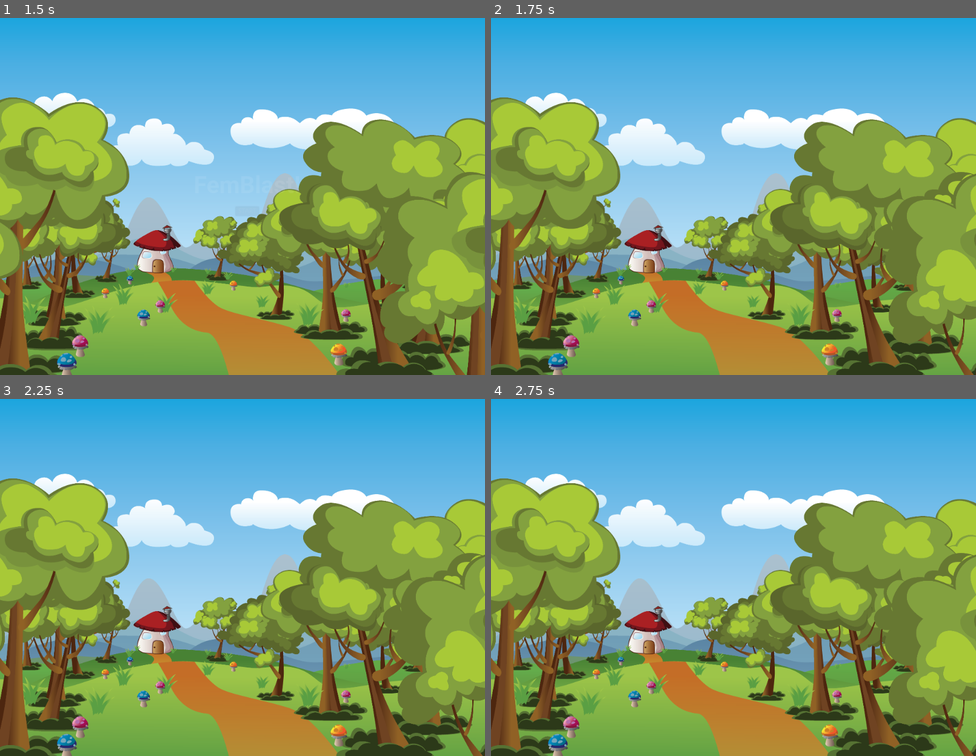
Above: before the commit, frames 1-4 (two rows, left to right).
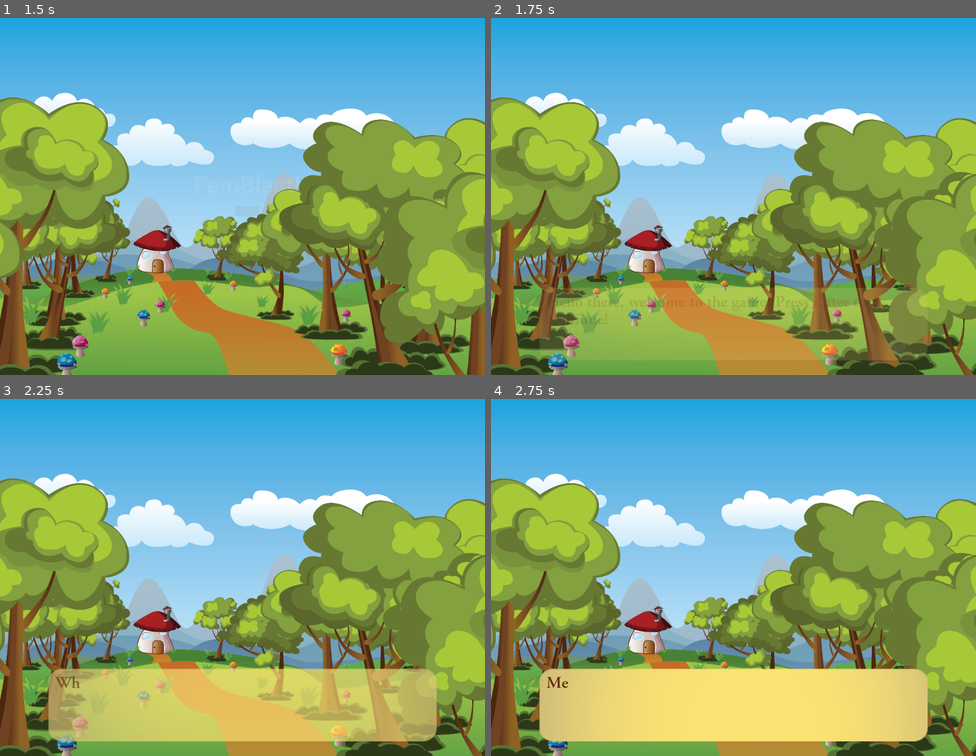
Above: after the commit, the same moments.

Repository: kleimaj/gaming-club-dev
Game: Godot game, scene res://Scenes/Cutscene/Intro.tscn
Same seed, same stepped clock (60 frames per second), same inputs: the game is played once before the commit and once after it. This scene is started directly instead of the project's main scene.
Inputs (mouse positions are in pixels of both pictures, inside the frame that each line leads up to):
- Up to frame 1 (1.5 s): click "START" at 0.5 s; click "START" at 1.25 s
- Up to frame 2 (1.75 s): no input
- Up to frame 3 (2.25 s): tap Enter (ui_accept) at 2 s; move the mouse to (349, 559) at 2.02 s; hold D (forward) from 2.03 s (still down); hold Mouse wheel up (ZoomIn) from 2.03 s (still down); click (349, 559) at 2.17 s
- Up to frame 4 (2.75 s): keep holding D (forward); keep holding Mouse wheel up (ZoomIn); tap Enter (ui_accept) at 2.27 s

Frame 1 is identical in both runs. In frame 2, 3.4% of the frame differs, in the area x 10-90%, y 75-96%; in frame 3, 16%; in frame 4, 16%, in the area x 9-91%, y 75-96%.

Commit message:
fades in dialogue box (intro)

Diff:
--- a/Scenes/Cutscene/Cutscene.tscn
+++ b/Scenes/Cutscene/Cutscene.tscn
@@ -54,7 +54,6 @@
 [node name="Book" parent="." instance=ExtResource( 5 )]
 
 [node name="DialogueBox" type="Control" parent="."]
-modulate = Color( 1, 1, 1, 0 )
 anchor_left = 0.5
 anchor_top = 1.0
 anchor_right = 0.5
@@ -92,7 +91,7 @@
 
 [node name="Indicator" type="Sprite" parent="DialogueBox"]
 visible = false
-position = Vector2( 755.986, 114.848 )
+position = Vector2( 755.986, 116.055 )
 scale = Vector2( 0.16, 0.16 )
 texture = ExtResource( 4 )
 
--- a/Scenes/Cutscene/Intro.gd
+++ b/Scenes/Cutscene/Intro.gd
@@ -1,6 +1,11 @@
 extends "res://Scripts/Cutscene.gd"
-
 
 
 func _on_Button_pressed():
 	$AnimationPlayer.play("FadeOutCanvas")
+
+
+func _on_AnimationPlayer_animation_finished(anim_name):
+	print(anim_name)
+	if anim_name == "FadeOutCanvas":
+		$CanvasLayer/DialogueBox.fade_in()
--- a/Scenes/Cutscene/Intro.tscn
+++ b/Scenes/Cutscene/Intro.tscn
@@ -1,18 +1,56 @@
-[gd_scene load_steps=9 format=2]
-
-[ext_resource path="res://Scenes/Cutscene/Cutscene.tscn" type="PackedScene" id=1]
+[gd_scene load_steps=15 format=2]
+
 [ext_resource path="res://Assets/GFX/cutscene/Env01.png" type="Texture" id=2]
 [ext_resource path="res://Assets/GFX/cutscene/bush.png" type="Texture" id=3]
 [ext_resource path="res://Scenes/Cutscene/Intro.gd" type="Script" id=4]
 [ext_resource path="res://Fonts/Roboto-Bold.ttf" type="DynamicFontData" id=5]
+[ext_resource path="res://Scripts/DialogueBox.gd" type="Script" id=6]
+[ext_resource path="res://Assets/GFX/cutscene/DialogueBox/Background.png" type="Texture" id=7]
+[ext_resource path="res://Assets/GFX/cutscene/DialogueBox/indicator.svg" type="Texture" id=8]
+[ext_resource path="res://Fonts/Adobe Garamond Pro Semibold.otf" type="DynamicFontData" id=9]
 
 [sub_resource type="DynamicFont" id=1]
+size = 35
+use_filter = true
+font_data = ExtResource( 9 )
+
+[sub_resource type="Animation" id=2]
+resource_name = "IDLE"
+loop = true
+tracks/0/type = "value"
+tracks/0/path = NodePath(".:position")
+tracks/0/interp = 1
+tracks/0/loop_wrap = true
+tracks/0/imported = false
+tracks/0/enabled = true
+tracks/0/keys = {
+"times": PoolRealArray( 0, 0.4 ),
+"transitions": PoolRealArray( 1, 1 ),
+"update": 0,
+"values": [ Vector2( 755.986, 116.055 ), Vector2( 755.986, 106.055 ) ]
+}
+
+[sub_resource type="Animation" id=3]
+resource_name = "fade-in"
+tracks/0/type = "value"
+tracks/0/path = NodePath(".:modulate")
+tracks/0/interp = 1
+tracks/0/loop_wrap = true
+tracks/0/imported = false
+tracks/0/enabled = true
+tracks/0/keys = {
+"times": PoolRealArray( 0, 1 ),
+"transitions": PoolRealArray( 1, 1 ),
+"update": 0,
+"values": [ Color( 1, 1, 1, 0 ), Color( 1, 1, 1, 1 ) ]
+}
+
+[sub_resource type="DynamicFont" id=4]
 size = 50
 use_filter = true
 font_data = ExtResource( 5 )
 
-[sub_resource type="Animation" id=2]
-resource_name = "FadeOutCanvas"
+[sub_resource type="Animation" id=5]
 tracks/0/type = "value"
 tracks/0/path = NodePath("CanvasLayer/CenterContainer:visible")
 tracks/0/interp = 1
@@ -62,8 +100,7 @@
 "values": [ Vector2( 0, 0 ), Vector2( -500, 0 ) ]
 }
 
-[sub_resource type="Animation" id=3]
-resource_name = "MoveTrees"
+[sub_resource type="Animation" id=6]
 tracks/0/type = "value"
 tracks/0/path = NodePath("CanvasLayer/Trees/RightTrees:position")
 tracks/0/interp = 1
@@ -89,18 +126,17 @@
 "values": [ Vector2( 0, 0 ), Vector2( -500, 0 ) ]
 }
 
-[node name="Cutscene" instance=ExtResource( 1 )]
+[node name="Cutscene" type="Control"]
+anchor_right = 1.0
+anchor_bottom = 1.0
 script = ExtResource( 4 )
-
-[node name="Book" parent="." index="0"]
-visible = false
-
-[node name="DialogueBox" parent="." index="1"]
-visible = false
-
-[node name="CanvasLayer" type="CanvasLayer" parent="." index="2"]
-
-[node name="Backdrop" type="TextureRect" parent="CanvasLayer" index="0"]
+__meta__ = {
+"_edit_use_anchors_": false
+}
+
+[node name="CanvasLayer" type="CanvasLayer" parent="."]
+
+[node name="Backdrop" type="TextureRect" parent="CanvasLayer"]
 anchor_right = 1.0
 anchor_bottom = 1.0
 margin_left = -307.808
@@ -113,7 +149,7 @@
 "_edit_use_anchors_": false
 }
 
-[node name="Trees" type="Control" parent="CanvasLayer" index="1"]
+[node name="Trees" type="Control" parent="CanvasLayer"]
 anchor_left = 0.5
 anchor_top = 1.0
 anchor_right = 0.5
@@ -125,33 +161,96 @@
 "_edit_use_anchors_": false
 }
 
-[node name="RightTrees" type="Node2D" parent="CanvasLayer/Trees" index="0"]
+[node name="RightTrees" type="Node2D" parent="CanvasLayer/Trees"]
 position = Vector2( 55.5556, 0 )
 
-[node name="Sprite" type="Sprite" parent="CanvasLayer/Trees/RightTrees" index="0"]
+[node name="Sprite" type="Sprite" parent="CanvasLayer/Trees/RightTrees"]
 position = Vector2( 569.056, 562 )
 scale = Vector2( 0.294413, 0.294413 )
 texture = ExtResource( 3 )
 
-[node name="Sprite3" type="Sprite" parent="CanvasLayer/Trees/RightTrees" index="1"]
+[node name="Sprite3" type="Sprite" parent="CanvasLayer/Trees/RightTrees"]
 position = Vector2( 795.056, 558 )
 scale = Vector2( 0.294413, 0.294413 )
 texture = ExtResource( 3 )
 
-[node name="LeftTrees" type="Node2D" parent="CanvasLayer/Trees" index="1"]
+[node name="LeftTrees" type="Node2D" parent="CanvasLayer/Trees"]
 position = Vector2( -55.5556, 0 )
 
-[node name="Sprite4" type="Sprite" parent="CanvasLayer/Trees/LeftTrees" index="0"]
+[node name="Sprite4" type="Sprite" parent="CanvasLayer/Trees/LeftTrees"]
 position = Vector2( 41.0558, 552 )
 scale = Vector2( 0.294413, 0.294413 )
 texture = ExtResource( 3 )
 
-[node name="Sprite2" type="Sprite" parent="CanvasLayer/Trees/LeftTrees" index="1"]
+[node name="Sprite2" type="Sprite" parent="CanvasLayer/Trees/LeftTrees"]
 position = Vector2( 273.056, 558 )
 scale = Vector2( 0.294413, 0.294413 )
 texture = ExtResource( 3 )
 
-[node name="CenterContainer" type="VBoxContainer" parent="CanvasLayer" index="2"]
+[node name="DialogueBox" type="Control" parent="CanvasLayer"]
+modulate = Color( 1, 1, 1, 0 )
+anchor_left = 0.5
+anchor_top = 1.0
+anchor_right = 0.5
+anchor_bottom = 1.0
+margin_left = -410.0
+margin_top = -185.0
+margin_right = 410.0
+margin_bottom = -31.0
+script = ExtResource( 6 )
+__meta__ = {
+"_edit_use_anchors_": false
+}
+
+[node name="TextureRect" type="TextureRect" parent="CanvasLayer/DialogueBox"]
+anchor_right = 1.0
+anchor_bottom = 1.0
+texture = ExtResource( 7 )
+expand = true
+
+[node name="RichTextLabel" type="RichTextLabel" parent="CanvasLayer/DialogueBox"]
+anchor_right = 1.0
+anchor_bottom = 1.0
+margin_left = 15.0
+margin_top = 15.0
+margin_right = -15.0
+margin_bottom = -15.0
+custom_fonts/normal_font = SubResource( 1 )
+custom_colors/default_color = Color( 0.368627, 0.160784, 0.027451, 1 )
+bbcode_enabled = true
+bbcode_text = "Lorem ipsum lorum ricksum. Lorem ipsum lorum ricksum. Lorem ipsum lorum ricksum. Lorem ipsum lorum ricksum. "
+text = "Lorem ipsum lorum ricksum. Lorem ipsum lorum ricksum. Lorem ipsum lorum ricksum. Lorem ipsum lorum ricksum. "
+__meta__ = {
+"_edit_use_anchors_": false
+}
+
+[node name="Indicator" type="Sprite" parent="CanvasLayer/DialogueBox"]
+position = Vector2( 755.986, 112.923 )
+scale = Vector2( 0.16, 0.16 )
+texture = ExtResource( 8 )
+
+[node name="AnimationPlayer" type="AnimationPlayer" parent="CanvasLayer/DialogueBox/Indicator"]
+anims/IDLE = SubResource( 2 )
+
+[node name="Tween" type="Tween" parent="CanvasLayer/DialogueBox"]
+
+[node name="NameRect" type="TextureRect" parent="CanvasLayer/DialogueBox"]
+visible = false
+margin_right = 40.0
+margin_bottom = 40.0
+
+[node name="NameText" type="RichTextLabel" parent="CanvasLayer/DialogueBox/NameRect"]
+visible = false
+margin_right = 40.0
+margin_bottom = 40.0
+bbcode_enabled = true
+bbcode_text = "Name"
+text = "Name"
+
+[node name="AnimationPlayer" type="AnimationPlayer" parent="CanvasLayer/DialogueBox"]
+anims/fade-in = SubResource( 3 )
+
+[node name="CenterContainer" type="VBoxContainer" parent="CanvasLayer"]
 modulate = Color( 1, 1, 1, 0.888889 )
 anchor_right = 1.0
 anchor_bottom = 1.0
@@ -165,12 +264,12 @@
 "_edit_use_anchors_": false
 }
 
-[node name="Title" type="RichTextLabel" parent="CanvasLayer/CenterContainer" index="0"]
+[node name="Title" type="RichTextLabel" parent="CanvasLayer/CenterContainer"]
 margin_top = 329.0
 margin_right = 1024.0
 margin_bottom = 404.0
 rect_min_size = Vector2( 1024, 75 )
-custom_fonts/normal_font = SubResource( 1 )
+custom_fonts/normal_font = SubResource( 4 )
 bbcode_enabled = true
 bbcode_text = "[center]FemBlast[/center]!"
 text = "FemBlast!"
@@ -178,7 +277,7 @@
 "_edit_use_anchors_": false
 }
 
-[node name="ButtonContainer" type="CenterContainer" parent="CanvasLayer/CenterContainer" index="1"]
+[node name="ButtonContainer" type="CenterContainer" parent="CanvasLayer/CenterContainer"]
 margin_top = 404.0
 margin_right = 1024.0
 margin_bottom = 424.0
@@ -186,7 +285,7 @@
 "_edit_use_anchors_": false
 }
 
-[node name="Button" type="Button" parent="CanvasLayer/CenterContainer/ButtonContainer" index="0"]
+[node name="Button" type="Button" parent="CanvasLayer/CenterContainer/ButtonContainer"]
 margin_left = 487.0
 margin_right = 537.0
 margin_bottom = 20.0
@@ -195,7 +294,12 @@
 "_edit_use_anchors_": false
 }
 
-[node name="AnimationPlayer" type="AnimationPlayer" parent="." index="3"]
-anims/FadeOutCanvas = SubResource( 2 )
-anims/MoveTrees = SubResource( 3 )
+[node name="Camera2D" type="Camera2D" parent="."]
+position = Vector2( 549.326, 393.095 )
+
+[node name="AnimationPlayer" type="AnimationPlayer" parent="."]
+anims/FadeOutCanvas = SubResource( 5 )
+anims/MoveTrees = SubResource( 6 )
+[connection signal="tween_completed" from="CanvasLayer/DialogueBox/Tween" to="CanvasLayer/DialogueBox" method="_on_Tween_tween_completed"]
 [connection signal="pressed" from="CanvasLayer/CenterContainer/ButtonContainer/Button" to="." method="_on_Button_pressed"]
+[connection signal="animation_finished" from="AnimationPlayer" to="." method="_on_AnimationPlayer_animation_finished"]
--- a/Scripts/Cutscene.gd
+++ b/Scripts/Cutscene.gd
@@ -1,4 +1,6 @@
 extends Control
+
+onready var dialogueBox = $DialogueBox
 
 func _unhandled_key_input(event):
 	if event is InputEventKey:
@@ -7,3 +9,6 @@
 			pass
 		elif event.pressed and event.scancode == KEY_G:
 			get_tree().change_scene("res://Scenes/Game.tscn")
+
+func fade_in_dialogue():
+	dialogueBox.fade_in()
--- a/Scripts/DialogueBox.gd
+++ b/Scripts/DialogueBox.gd
@@ -99,3 +99,9 @@
 
 func _on_Tween_tween_completed(object, key):
 	$Indicator.show()
+	$Indicator/AnimationPlayer.play("IDLE")
+
+
+func _on_AnimationPlayer_animation_finished(anim_name):
+	if anim_name == "fade-in":
+		load_dialog()
